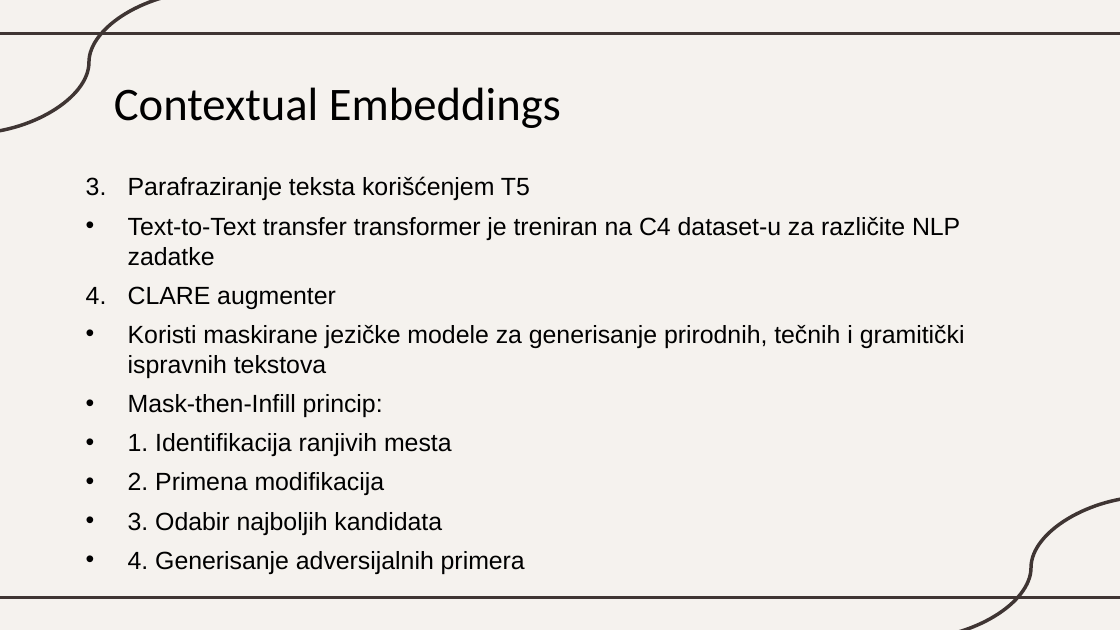
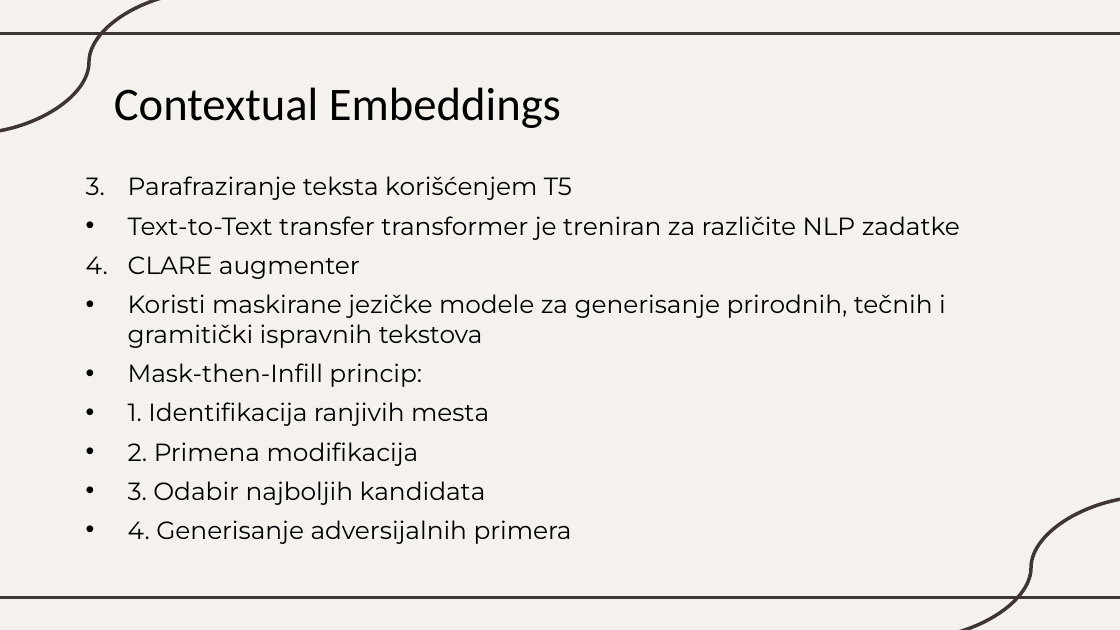
Before and after one commit to katarinaast/Text-data-augmentation, a slide deck: slide 24 of Augmentacija_PDF.pptx. Drawn at 1120x630 pixels with LibreOffice and Linux fonts; fonts in the diff are those of the drawing. Boxes give left, top, right and bottom in pixels: in the first picture for what was removed or moved away, otherwise in the second. Text is boxed around its words. In the diff, an @@ line names an element or a change of style, - is before the commit and + after.

```diff
--- a/Augmentacija_PDF.pptx
+++ b/Augmentacija_PDF.pptx
@@ text at (128,176,946,544): font Arial to Montserrat in "Parafraziranje teksta korišćenjem T5", "CLARE augmenter", "Koristi maskirane jezičke modele za generisanje prirodnih, ...", "Mask-then-Infill princip:" and 4 more places @@
@@ text at (128,216,960,240): text changed; font Arial to Montserrat @@
-• Text-to-Text transfer transformer je treniran na C4 dataset-u za različite NLP zadatke
+• Text-to-Text transfer transformer je treniran za različite NLP zadatke
```
Also in this commit, not shown: 21 other slides changed, 1 other file.
